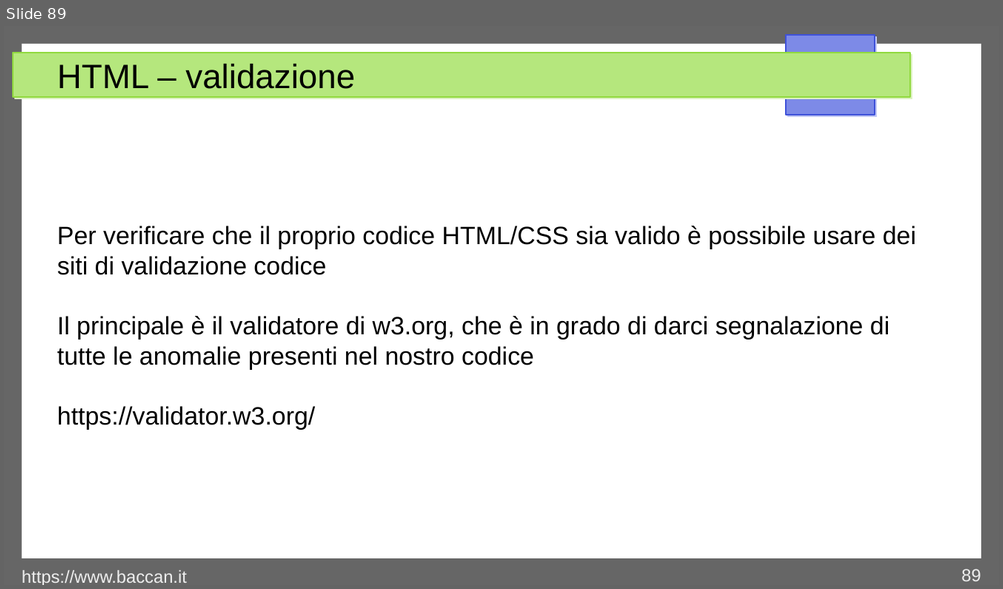
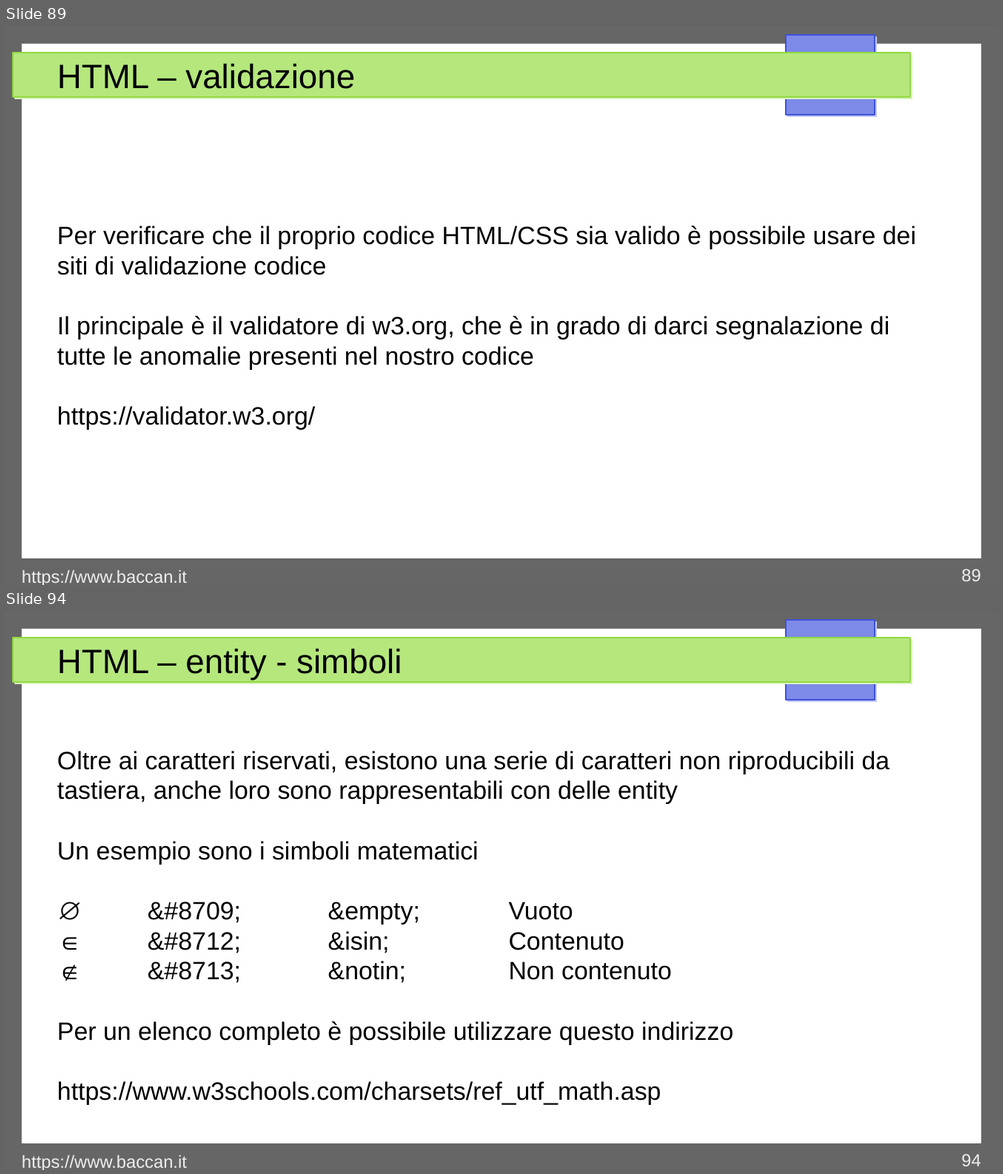
Before and after one commit to matteobaccan/CorsoHTML, a slide deck: Chapter_html.odp. Shown one above the other, each under a label of ours: slide 89 before the commit, slides 89 and 94 after it; the slides between them are not shown. The pictures are 1003x589 and 1003x1174 pixels, drawn with LibreOffice and Linux fonts; fonts in the diff are those of the drawing. Boxes give left, top, right and bottom in pixels: in the first picture for what was removed or moved away, otherwise in the second. Text is boxed around its words. In the diff, an @@ line names an element or a change of style, - is before the commit and + after.

```diff
--- a/Chapter_html.odp
+++ b/Chapter_html.odp
@@ slide 94 added at bbox=[4, 611, 999, 1170], background #FFFFFF; not listed: 4 template elements that a slide beside it also shows @@
@@ title added at bbox=[57, 649, 401, 680], 27 pt, text #000000 @@
+HTML – entity - simboli
@@ text added at bbox=[57, 751, 890, 1105], 20 pt, text #000000 @@
+Oltre ai caratteri riservati, esistono una serie di caratteri non riproducibili da tastiera, anche loro sono rappresentabili con delle entity
+Un esempio sono i simboli matematici
+∅ &#8709; &empty; Vuoto
+∈ &#8712; &isin; Contenuto
+∉ &#8713; &notin; Non contenuto
+Per un elenco completo è possibile utilizzare questo indirizzo
+https://www.w3schools.com/charsets/ref_utf_math.asp
@@ text added at bbox=[22, 1156, 187, 1170], 14 pt, text #EEEEEE @@
+https://www.baccan.it
@@ page number added at bbox=[961, 1154, 980, 1167], 14 pt, text #EEEEEE @@
+94
```
Also in this commit, not shown: 1 slide changed, 10 other slides added, 5 other files.
